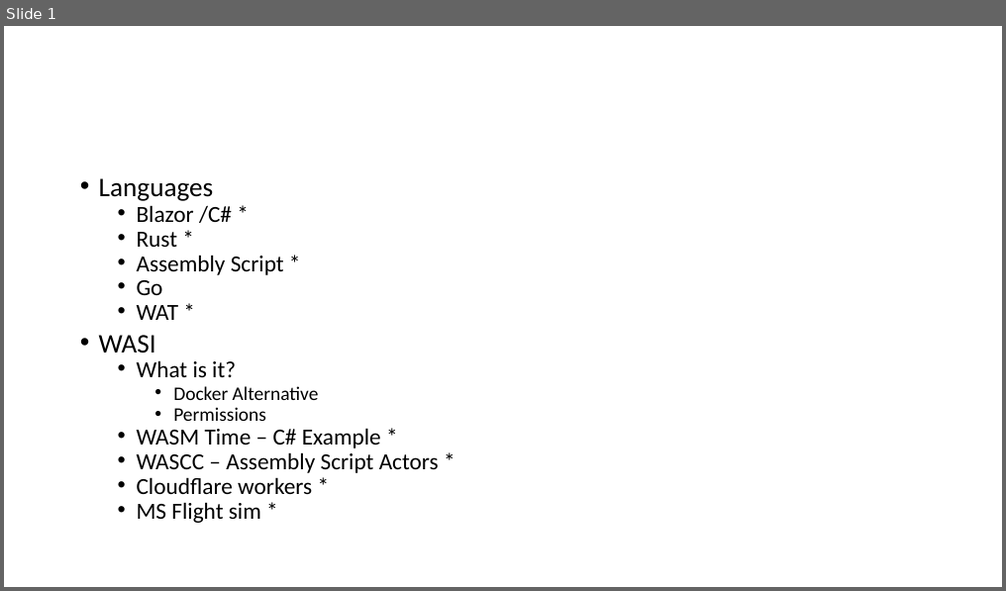
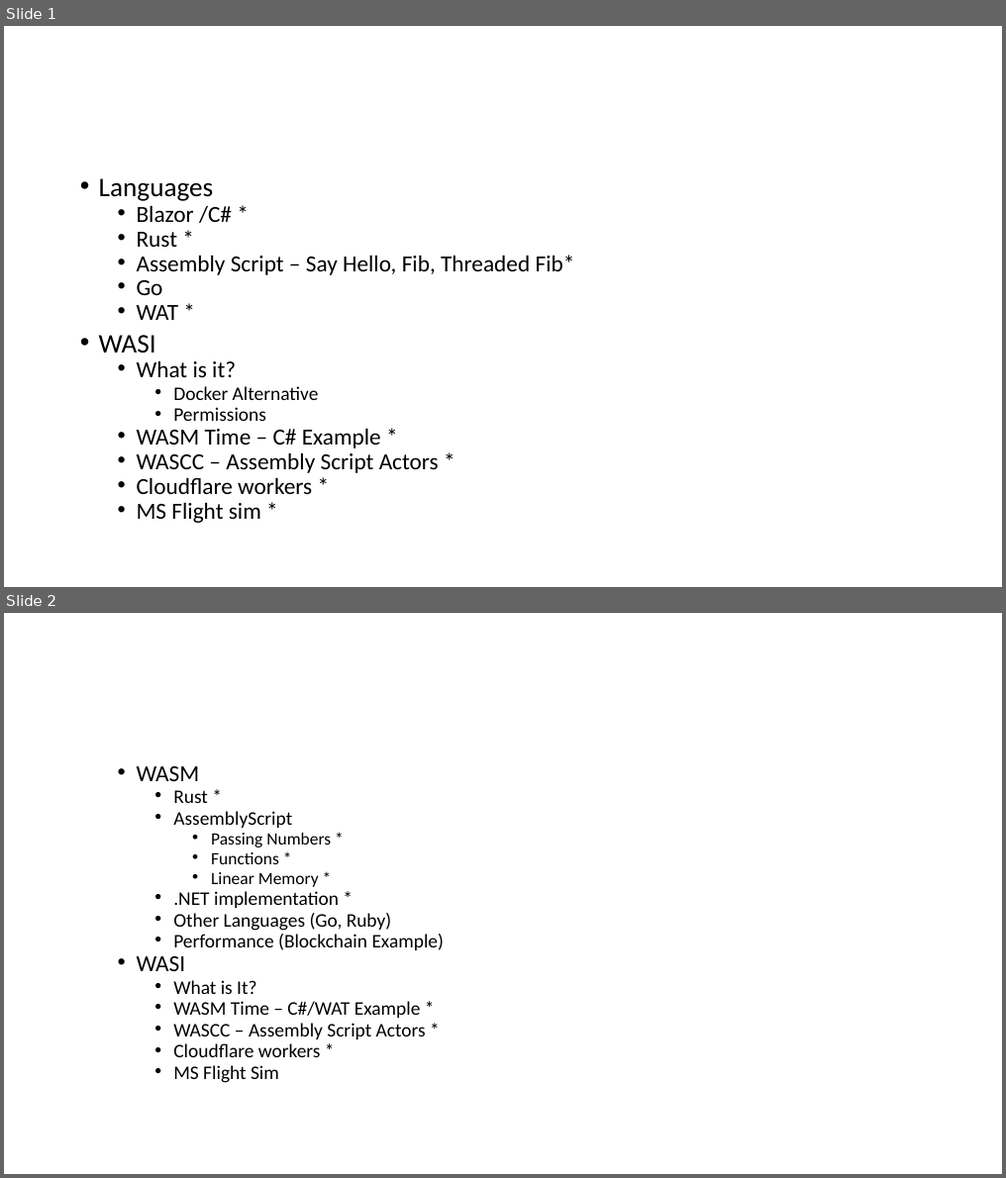
Before and after one commit to beolson/Presentations-WASM, a slide deck: Presentation.pptx. Shown one above the other, each under a label of ours: slide 1 before the commit, slides 1 and 2 after it. The pictures are 1006x591 and 1006x1178 pixels, drawn with LibreOffice and Linux fonts; fonts in the diff are those of the drawing. Boxes give left, top, right and bottom in pixels: in the first picture for what was removed or moved away, otherwise in the second. Text is boxed around its words. In the diff, an @@ line names an element or a change of style, - is before the commit and + after.

```diff
--- a/Presentation.pptx
+++ b/Presentation.pptx
@@ slide 2 added at (4, 613, 1002, 1174), background #FFFFFF @@
@@ text added at (137, 766, 444, 1083), 18.5 pt, text #000000 @@
+  • WASM
+    • Rust *
+    • AssemblyScript
+      • Passing Numbers *
+      • Functions *
+      • Linear Memory *
+    • .NET implementation *
+    • Other Languages (Go, Ruby)
+    • Performance (Blockchain Example)
+  • WASI
+    • What is It?
+    • WASM Time – C#/WAT Example *
+    • WASCC – Assembly Script Actors *
+    • Cloudflare workers *
+    • MS Flight Sim
@@ slide 1 changed as well @@
@@ text at (137, 255, 575, 275): text changed @@
-  • Assembly Script *
+  • Assembly Script – Say Hello, Fib, Threaded Fib*
```
Also in this commit, not shown: 51 other files.
